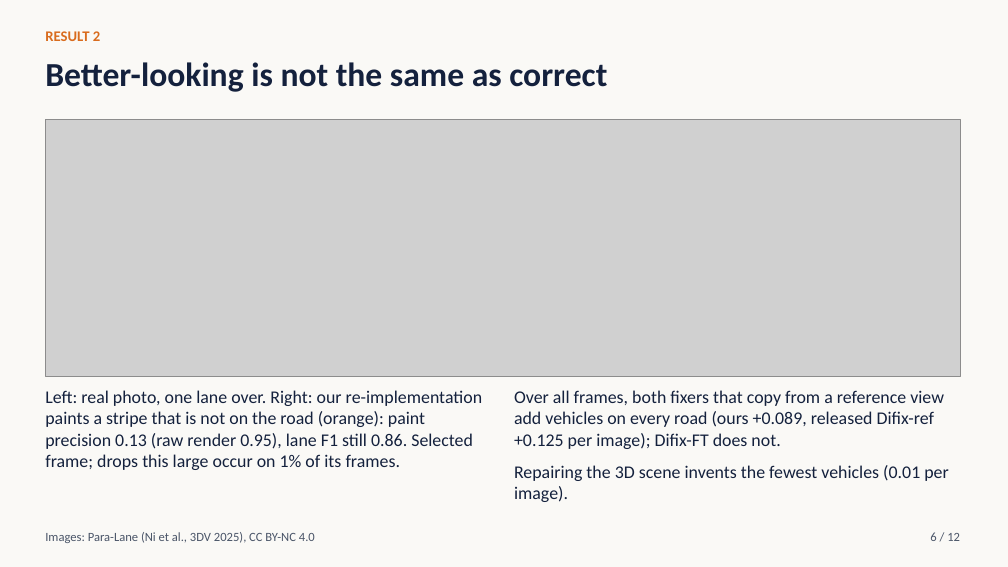
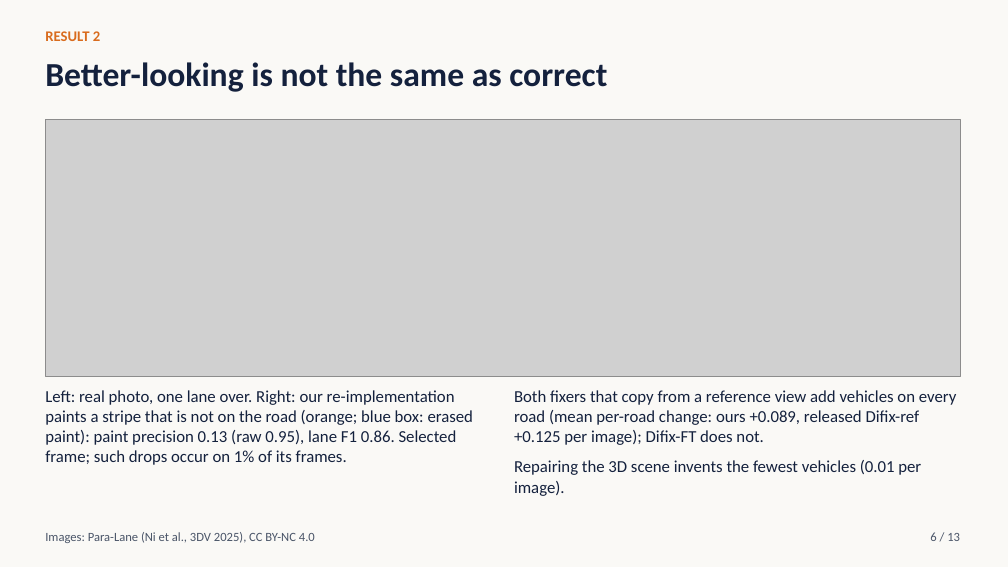
Before and after one commit to ksha23/cs566-drive-sim-trust, a slide deck: slide 6 of presentation/cs566_drive_sim_talk.pptx. Drawn at 1008x567 pixels with LibreOffice and Linux fonts; fonts in the diff are those of the drawing; grey boxes stand for pictures. Boxes give left, top, right and bottom in pixels: in the first picture for what was removed or moved away, otherwise in the second. Text is boxed around its words. In the diff, an @@ line names an element or a change of style, - is before the commit and + after.

```diff
--- a/presentation/cs566_drive_sim_talk.pptx
+++ b/presentation/cs566_drive_sim_talk.pptx
@@ text at [45,390,474,465]: text changed; size 17 to 16 pt @@
-Left: real photo, one lane over. Right: our re-implementation paints a stripe that is not on the road (orange): paint precision 0.13 (raw render 0.95), lane F1 still 0.86. Selected frame; drops this large occur on 1% of its frames.
+Left: real photo, one lane over. Right: our re-implementation paints a stripe that is not on the road (orange; blue box: erased paint): paint precision 0.13 (raw 0.95), lane F1 0.86. Selected frame; such drops occur on 1% of its frames.
@@ text at [514,390,957,445]: text changed; size 17 to 16 pt @@
-Over all frames, both fixers that copy from a reference view add vehicles on every road (ours +0.089, released Difix-ref +0.125 per image); Difix-FT does not.
+Both fixers that copy from a reference view add vehicles on every road (mean per-road change: ours +0.089, released Difix-ref +0.125 per image); Difix-FT does not.
@@ text at [514,460,921,496]: size 17 to 16 pt in "Repairing the 3D scene invents the fewest ..." @@
```
Also in this commit, not shown: 11 other slides changed, 1 slide added, 20 other files.
